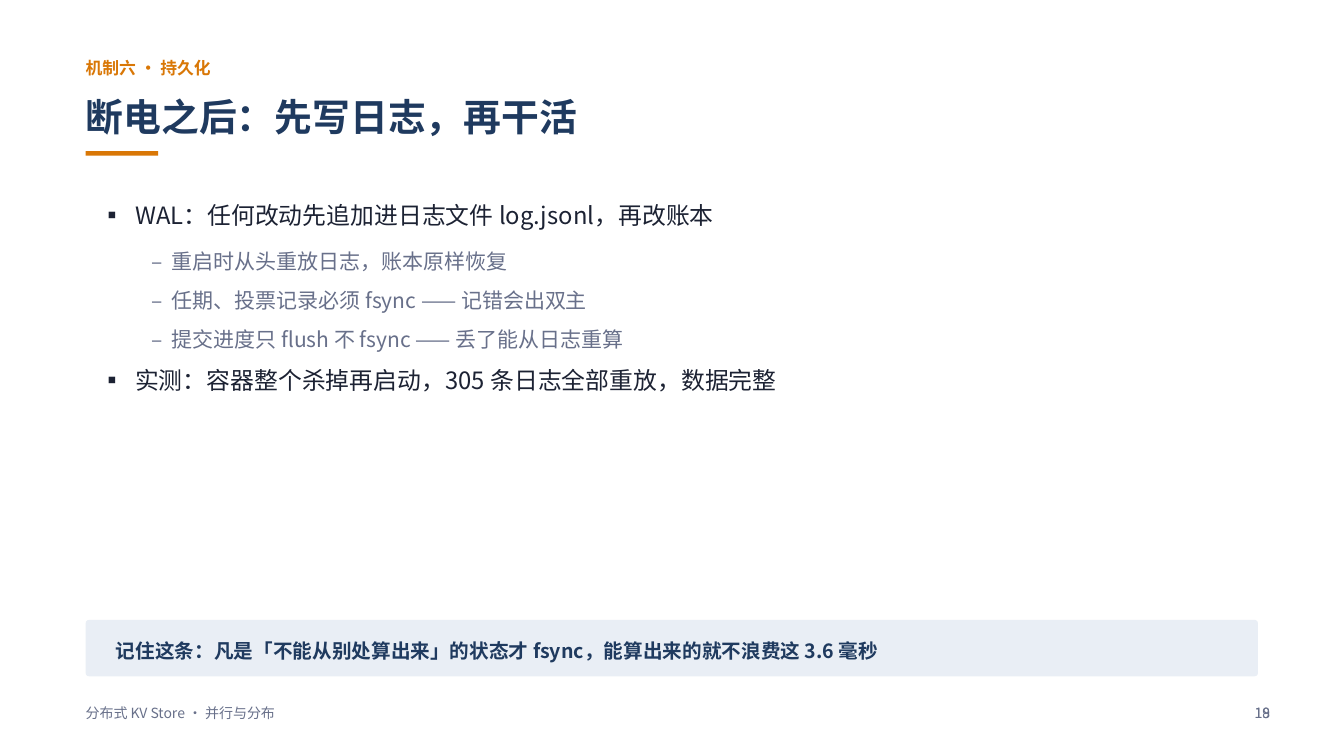
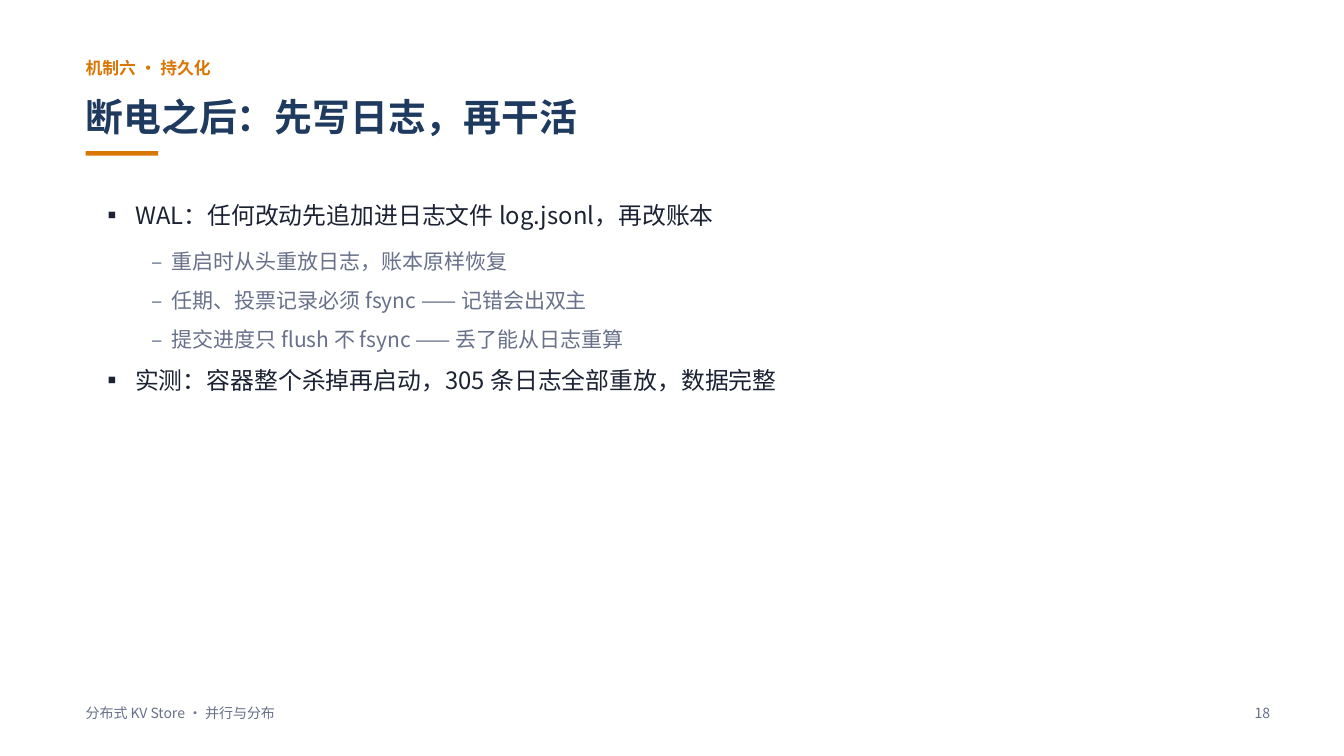
Before and after one commit to L1tiansuo/distributed-kv-store, a slide deck: slide 18 of ppt/分布式KV Store 讲解_v2.pptx. Drawn at 1344x756 pixels with LibreOffice and Linux fonts; fonts in the diff are those of the drawing. Boxes give left, top, right and bottom in pixels: in the first picture for what was removed or moved away, otherwise in the second. Text is boxed around its words. In the diff, an @@ line names an element or a change of style, - is before the commit and + after.

```diff
--- a/ppt/分布式KV Store 讲解_v2.pptx
+++ b/ppt/分布式KV Store 讲解_v2.pptx
@@ rounded rectangle removed at (x1=86, y1=620, x2=1258, y2=677) @@
@@ text removed at (x1=116, y1=641, x2=878, y2=663) @@
-记住这条：凡是「不能从别处算出来」的状态才 fsync，能算出来的就不浪费这 3.6 毫秒
```
Also in this commit, not shown: 27 other slides changed, 3 other files.
